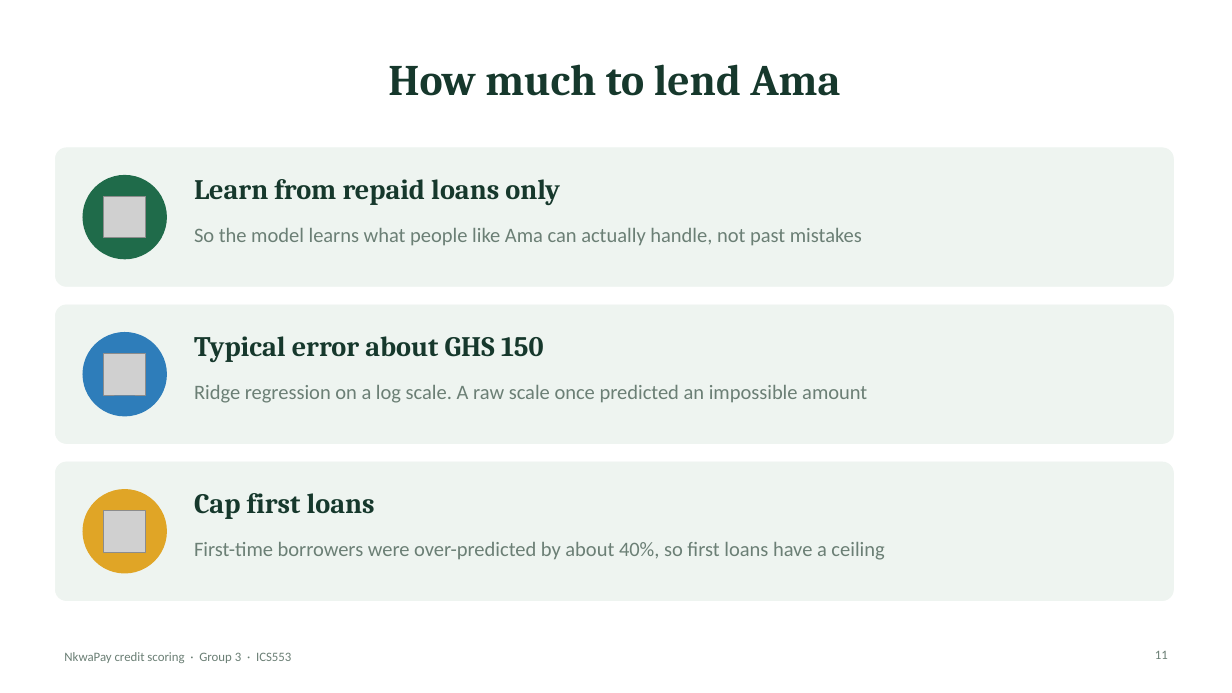
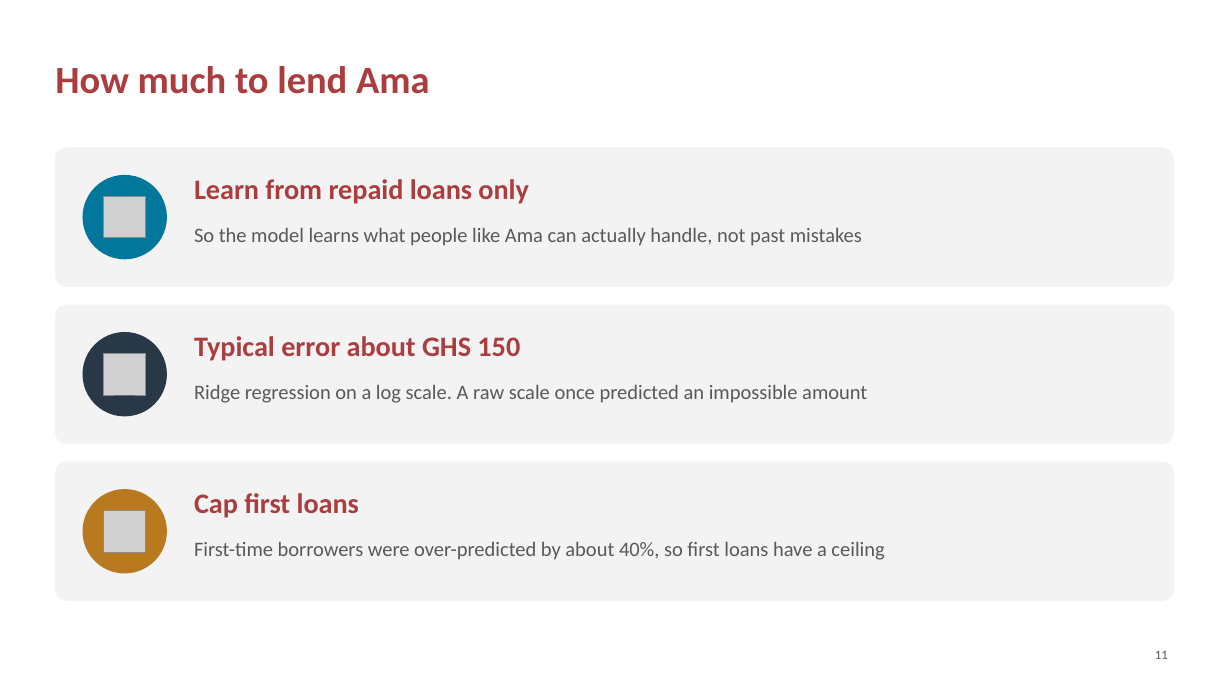
Before and after one commit to ASU-MICS-2028/mle-group-3-prosit-2, a slide deck: slide 11 of slides/NkwaPay_Debrief_Present.pptx. Drawn at 1232x693 pixels with LibreOffice and Linux fonts; fonts in the diff are those of the drawing; grey boxes stand for pictures; background and template pictures are left out. Boxes give left, top, right and bottom in pixels: in the first picture for what was removed or moved away, otherwise in the second. Text is boxed around its words. In the diff, an @@ line names an element or a change of style, - is before the commit and + after.

```diff
--- a/slides/NkwaPay_Debrief_Present.pptx
+++ b/slides/NkwaPay_Debrief_Present.pptx
@@ title "How much to lend Ama" at (x1=55, y1=66, x2=430, y2=94): size 34 to 30 pt, font Cambria to Calibri, text colour #16382C to #AB3D3F; alignment centre to left @@
@@ ellipse at (x1=83, y1=176, x2=166, y2=259): fill #1F6B4A to #00779B; outline #1F6B4A 1 pt to #00779B 1 pt @@
@@ ellipse at (x1=83, y1=333, x2=166, y2=416): fill #2E7DBA to #283847; outline #2E7DBA 1 pt to #283847 1 pt @@
@@ fill #EEF4F0 to #F3F3F3; outline #EEF4F0 0.5 pt to #F3F3F3 0.5 pt in 3 elements at (x1=55, y1=148, x2=1174, y2=287), (x1=55, y1=305, x2=1174, y2=444), (x1=55, y1=462, x2=1174, y2=601) @@
@@ ellipse at (x1=83, y1=490, x2=166, y2=573): fill #E0A526 to #B8791F; outline #E0A526 1 pt to #B8791F 1 pt @@
@@ font Cambria to Calibri, text colour #16382C to #AB3D3F in 3 elements at (x1=194, y1=179, x2=529, y2=204), (x1=194, y1=336, x2=520, y2=361), (x1=194, y1=493, x2=359, y2=518) @@
@@ text removed at (x1=64, y1=652, x2=291, y2=663) @@
-NkwaPay credit scoring · Group 3 · ICS553
@@ text colour #6B7F75 to #595959 in 4 elements at (x1=194, y1=228, x2=862, y2=246), (x1=194, y1=385, x2=867, y2=403), (x1=194, y1=542, x2=884, y2=560), (x1=1155, y1=651, x2=1168, y2=659) @@
```
Also in this commit, not shown: 17 other slides changed.
